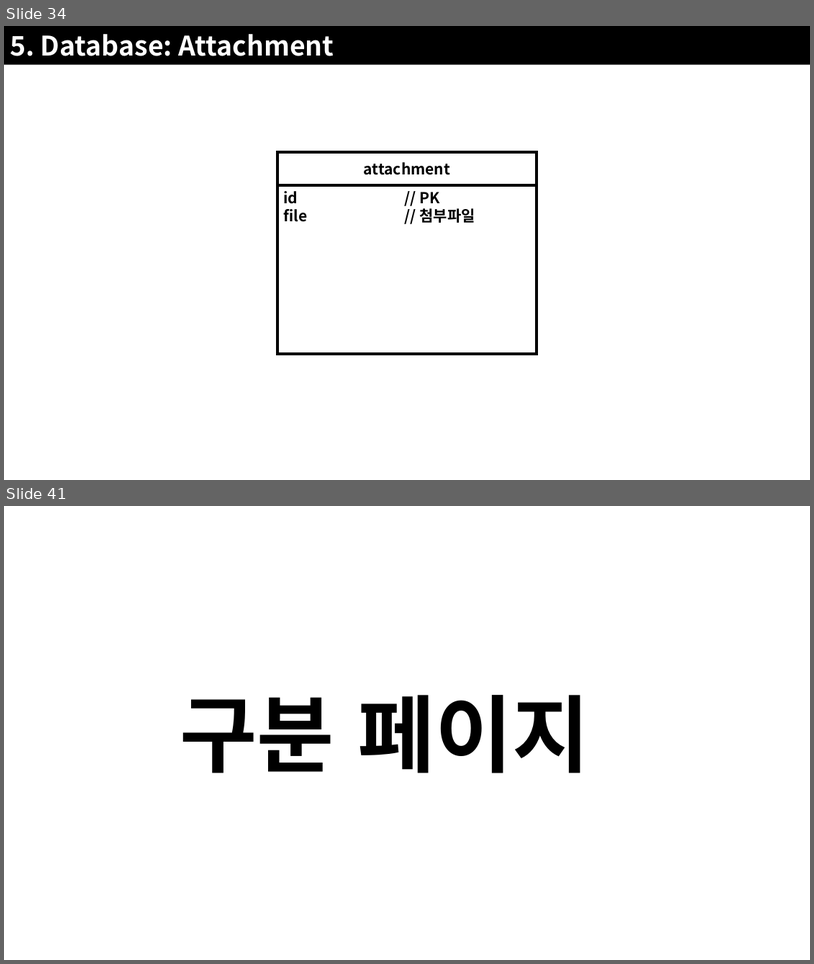
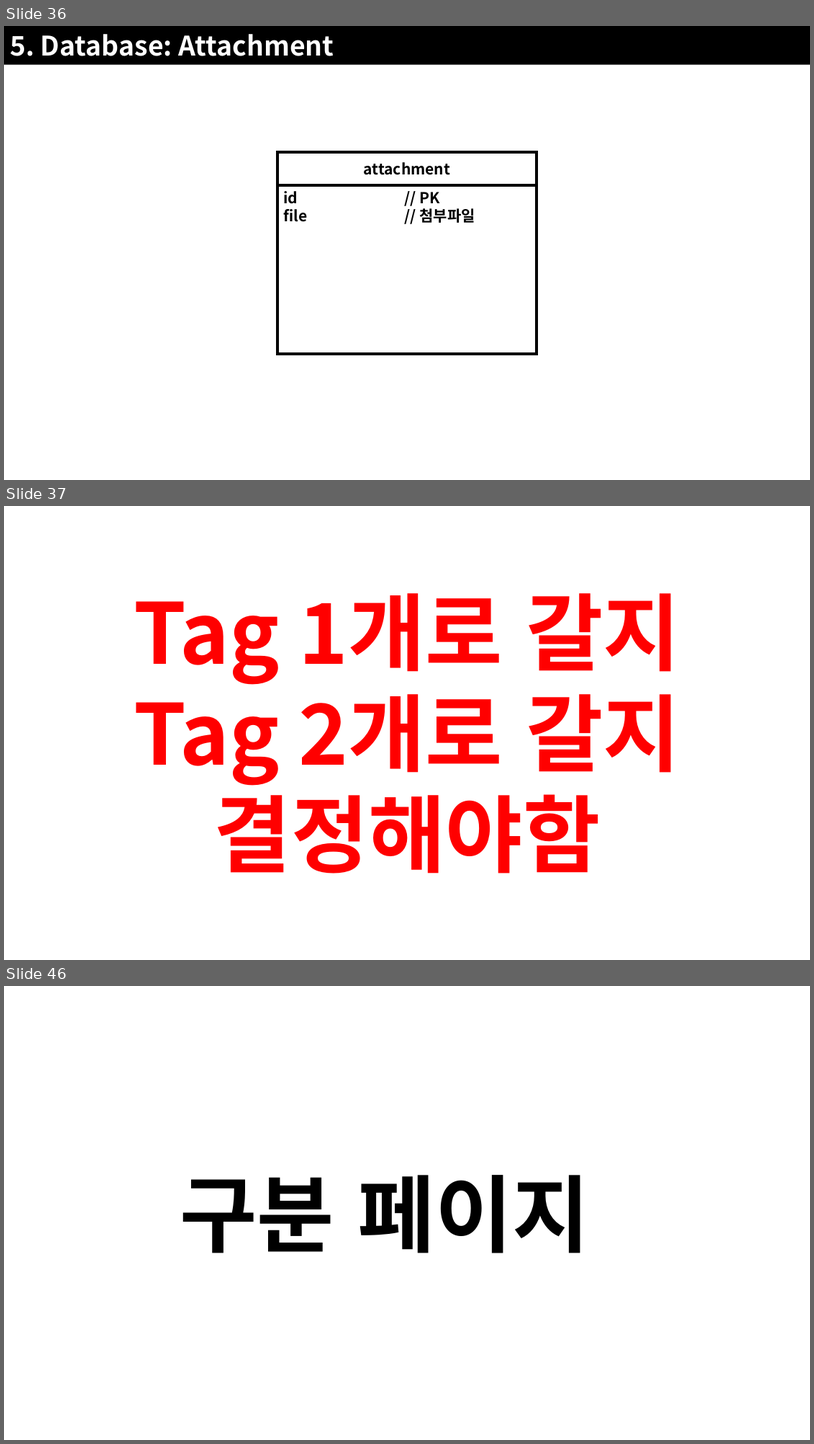
Before and after one commit to JoSihun/CGVR_Lab, a slide deck: documents/01_프로젝트_개발계획.pptx. Shown one above the other, each under a label of ours: slides 34 and 41 before the commit, slides 36, 37 and 46 after it; the slides between them are not shown. The pictures are 814x964 and 814x1444 pixels, drawn with LibreOffice and Linux fonts; fonts in the diff are those of the drawing. Boxes give left, top, right and bottom in pixels: in the first picture for what was removed or moved away, otherwise in the second. Text is boxed around its words. In the diff, an @@ line names an element or a change of style, - is before the commit and + after.

```diff
--- a/documents/01_프로젝트_개발계획.pptx
+++ b/documents/01_프로젝트_개발계획.pptx
@@ slide 37 added at bbox=[4, 506, 810, 960], background #FFFFFF @@
@@ text added at bbox=[134, 593, 681, 873], 100 pt, text #FF0000, bold @@
+Tag 1개로 갈지
+Tag 2개로 갈지
+결정해야함
@@ what was slide 34 is now slide 36 @@
@@ what was slide 41 is now slide 46 @@
```
Also in this commit, not shown: 16 slides changed, 8 other slides added.
